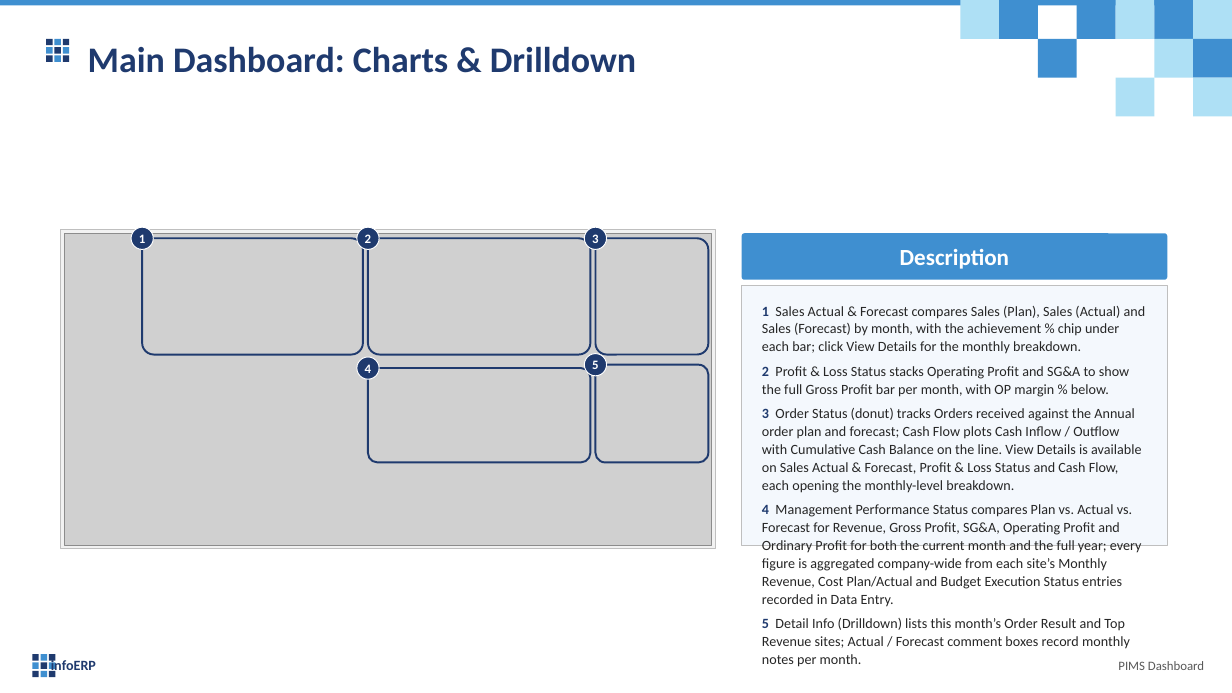
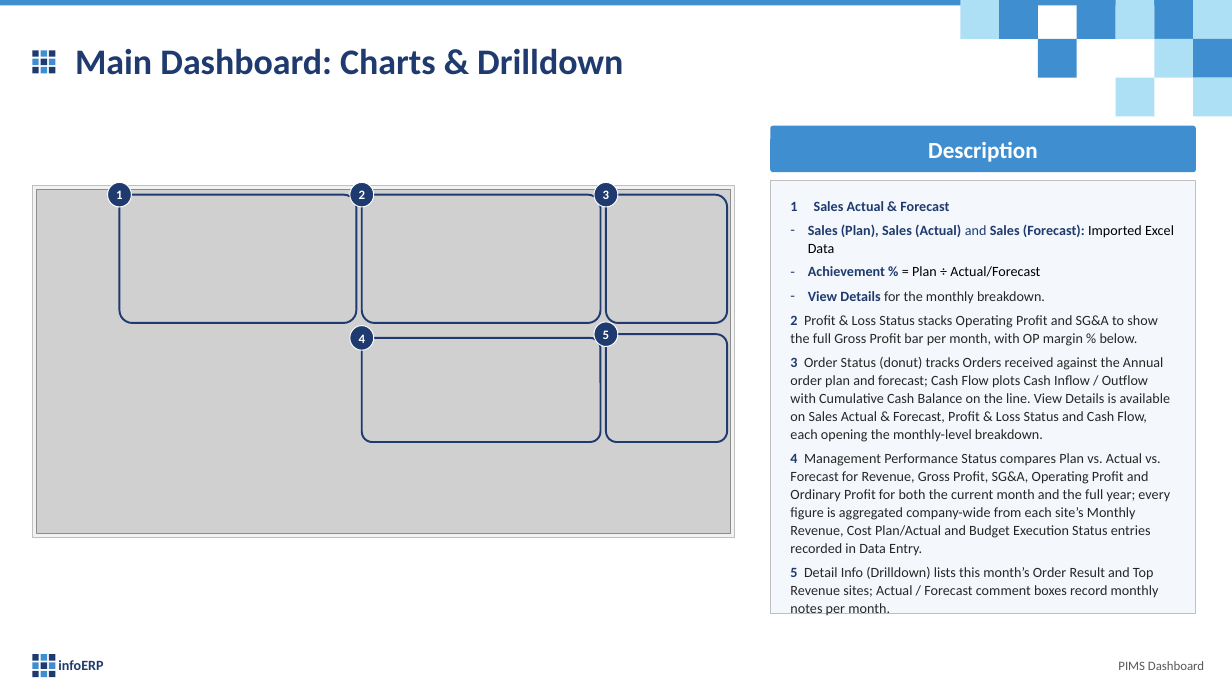
Before and after one commit to truongCLT/PIMS-DASHBOARD, a slide deck: slide 5 of docs/PIMS_Dashboard_User_Guide_V1.pptx. Drawn at 1232x693 pixels with LibreOffice and Linux fonts; fonts in the diff are those of the drawing; grey boxes stand for pictures. Boxes give left, top, right and bottom in pixels: in the first picture for what was removed or moved away, otherwise in the second. Text is boxed around its words. In the diff, an @@ line names an element or a change of style, - is before the commit and + after.

```diff
--- a/docs/PIMS_Dashboard_User_Guide_V1.pptx
+++ b/docs/PIMS_Dashboard_User_Guide_V1.pptx
@@ text "Main Dashboard: Charts & Drilldown": place and size @@
-text "Main Dashboard: Charts & Drilldown" at [88, 46, 636, 73]
+text "Main Dashboard: Charts & Drilldown" at [75, 48, 623, 75]
@@ rectangle: place and size @@
-rectangle at [55, 47, 61, 54]
+rectangle at [32, 51, 39, 57]
@@ rectangle: place and size @@
-rectangle at [63, 47, 69, 54]
+rectangle at [32, 59, 39, 66]
@@ rectangle: place and size @@
-rectangle at [46, 47, 53, 54]
+rectangle at [41, 51, 47, 57]
@@ rectangle: place and size @@
-rectangle at [63, 55, 69, 62]
+rectangle at [41, 59, 47, 66]
@@ rectangle: place and size @@
-rectangle at [46, 55, 53, 62]
+rectangle at [49, 51, 55, 57]
@@ rectangle: place and size @@
-rectangle at [55, 55, 61, 62]
+rectangle at [49, 59, 55, 66]
@@ rectangle: place and size @@
-rectangle at [63, 39, 69, 45]
+rectangle at [32, 67, 39, 73]
@@ rectangle: place and size @@
-rectangle at [55, 39, 61, 45]
+rectangle at [41, 67, 47, 73]
@@ rectangle: place and size @@
-rectangle at [46, 39, 53, 45]
+rectangle at [49, 67, 55, 73]
@@ rounded rectangle "Description": place and size @@
-rounded rectangle "Description" at [742, 233, 1168, 279]
+rounded rectangle "Description" at [771, 126, 1197, 172]
@@ rectangle: place and size @@
-rectangle at [61, 229, 715, 548]
+rectangle at [32, 185, 735, 537]
@@ picture: place and size @@
-picture at [65, 233, 712, 544]
+picture at [36, 189, 730, 533]
@@ ellipse "1": place and size @@
-ellipse "1" at [131, 227, 153, 250]
+ellipse "1" at [107, 182, 131, 207]
@@ rounded rectangle: place and size @@
-rounded rectangle at [142, 238, 363, 355]
+rounded rectangle at [119, 195, 356, 323]
@@ ellipse "2": place and size @@
-ellipse "2" at [357, 227, 379, 250]
+ellipse "2" at [350, 182, 374, 207]
@@ rounded rectangle: place and size @@
-rounded rectangle at [368, 238, 591, 355]
+rounded rectangle at [362, 195, 601, 323]
@@ ellipse "3": place and size @@
-ellipse "3" at [584, 227, 606, 250]
+ellipse "3" at [594, 182, 618, 207]
@@ rounded rectangle: place and size @@
-rounded rectangle at [595, 238, 708, 355]
+rounded rectangle at [606, 195, 727, 323]
@@ rectangle: place and size @@
-rectangle at [742, 286, 1168, 545]
+rectangle at [771, 181, 1197, 615]
@@ text "Sales Actual & Forecast": place and size @@
-text "Sales Actual & Forecast" at [762, 306, 1146, 667]
+text "Sales Actual & Forecast" at [790, 201, 1174, 615]
@@ text at [808, 201, 1174, 304]: text changed; text colour #262626 to #1F3A6E; bold on @@
-1 Sales Actual & Forecast compares Sales (Plan), Sales (Actual) and Sales (Forecast) by month, with the achievement % chip under each bar; click View Details for the monthly breakdown.
+1 Sales Actual & Forecast
+– Sales (Plan), Sales (Actual) and Sales (Forecast): Imported Excel Data
+– Achievement % = Plan ÷ Actual/Forecast
+– View Details for the monthly breakdown.
@@ ellipse "4": place and size @@
-ellipse "4" at [357, 357, 379, 379]
+ellipse "4" at [350, 325, 374, 350]
@@ ellipse "5": place and size @@
-ellipse "5" at [584, 354, 606, 376]
+ellipse "5" at [594, 322, 618, 347]
@@ rounded rectangle: place and size @@
-rounded rectangle at [368, 368, 591, 462]
+rounded rectangle at [362, 338, 601, 443]
@@ rounded rectangle: place and size @@
-rounded rectangle at [595, 365, 708, 463]
+rounded rectangle at [606, 335, 727, 443]
@@ text "infoERP" rewrapped from [51, 658, 96, 674] to [58, 660, 103, 670] @@
```
Also in this commit, not shown: 30 other slides changed, 5 other files.
